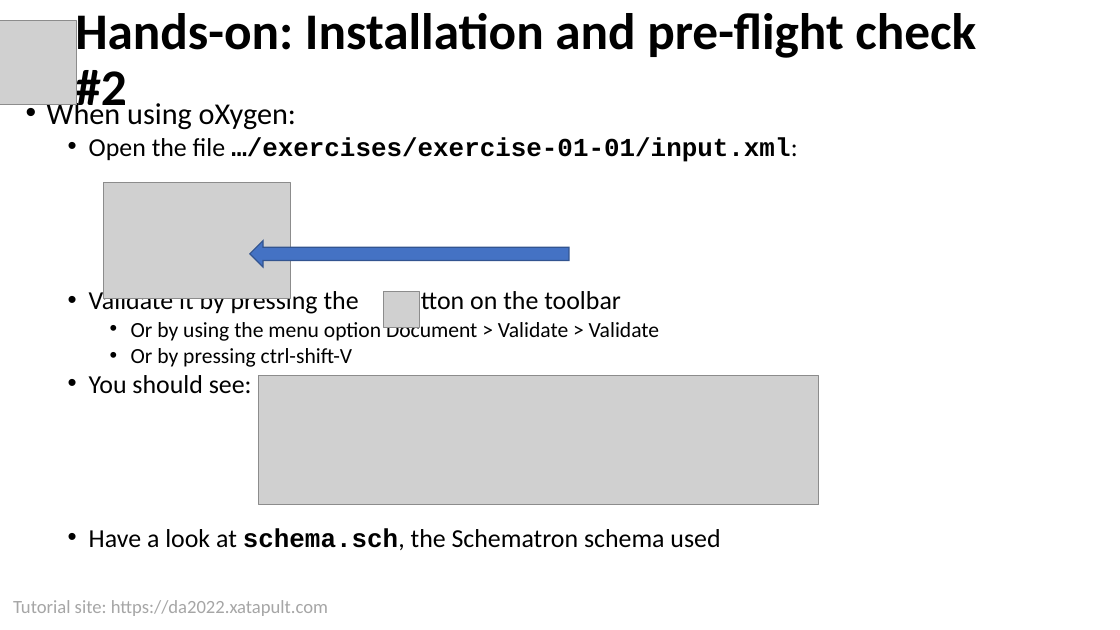
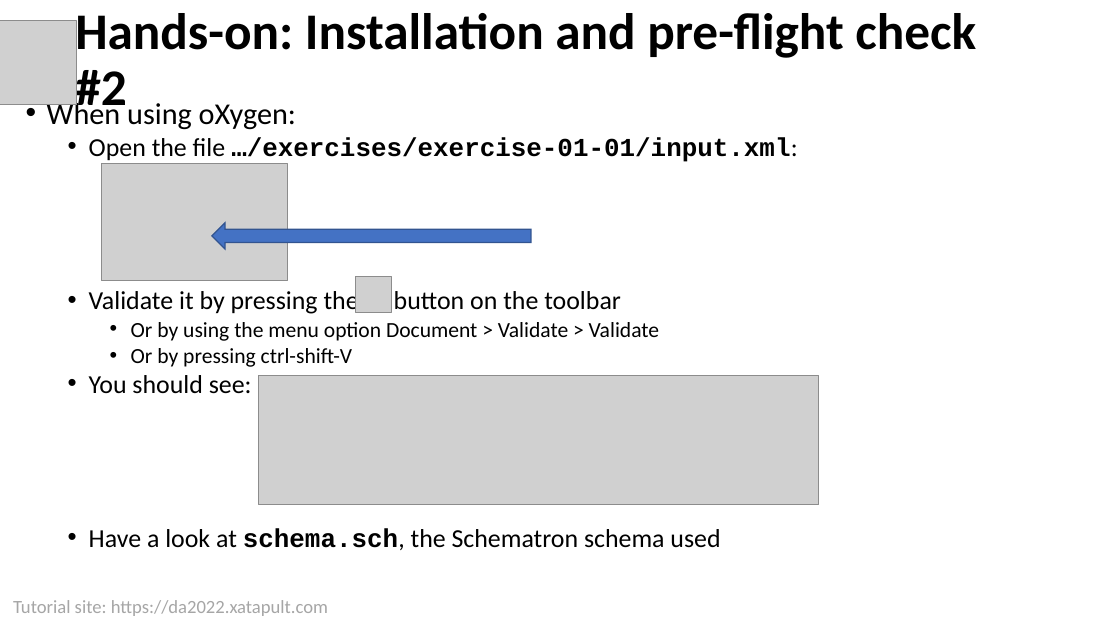
Before and after one commit to xatapult/da-2022-schematron, a slide deck: slide 7 of presentation/Schematron Tutorial DA 2022.pptx. Drawn at 1120x630 pixels with LibreOffice and Linux fonts; fonts in the diff are those of the drawing; grey boxes stand for pictures; background and template pictures are left out. Boxes give left, top, right and bottom in pixels: in the first picture for what was removed or moved away, otherwise in the second. Text is boxed around its words. In the diff, an @@ line names an element or a change of style, - is before the commit and + after.

```diff
--- a/presentation/Schematron Tutorial DA 2022.pptx
+++ b/presentation/Schematron Tutorial DA 2022.pptx
@@ picture: place and size @@
-picture at [103, 182, 290, 299]
+picture at [101, 164, 287, 281]
@@ left arrow: place and size @@
-left arrow at [250, 240, 569, 266]
+left arrow at [212, 223, 531, 249]
@@ picture: place and size @@
-picture at [383, 292, 419, 328]
+picture at [355, 276, 392, 313]
```
Also in this commit, not shown: 5 other slides changed, 5 slides added, 32 other files.
